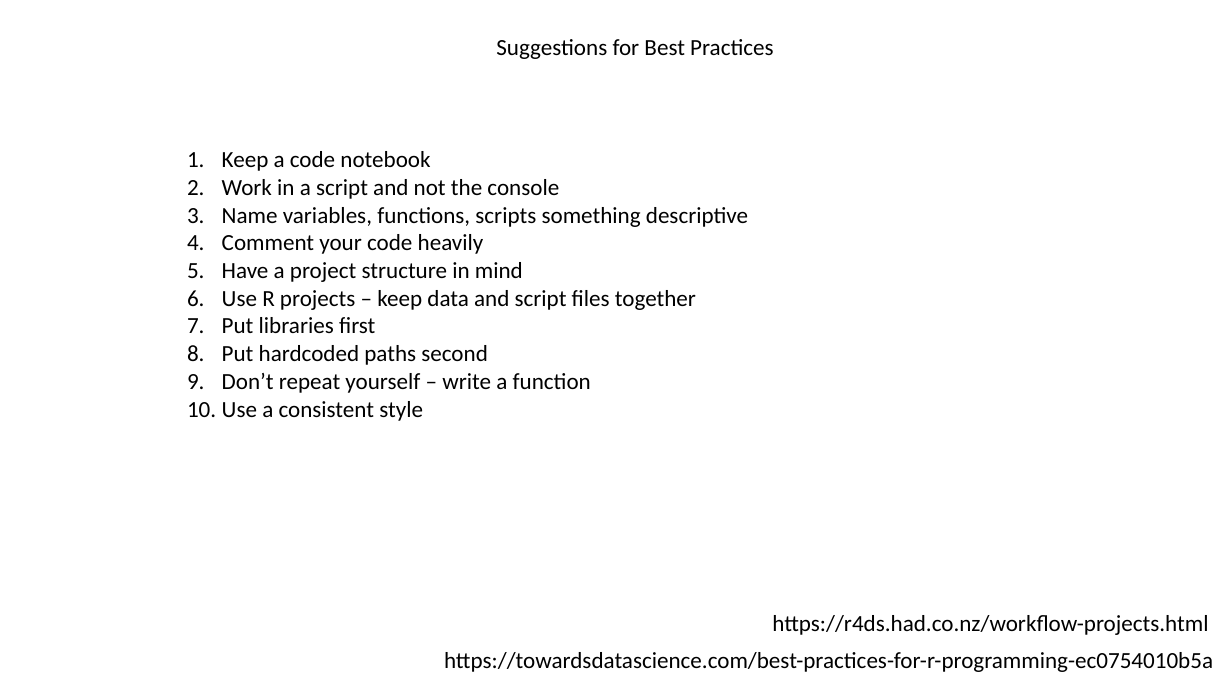
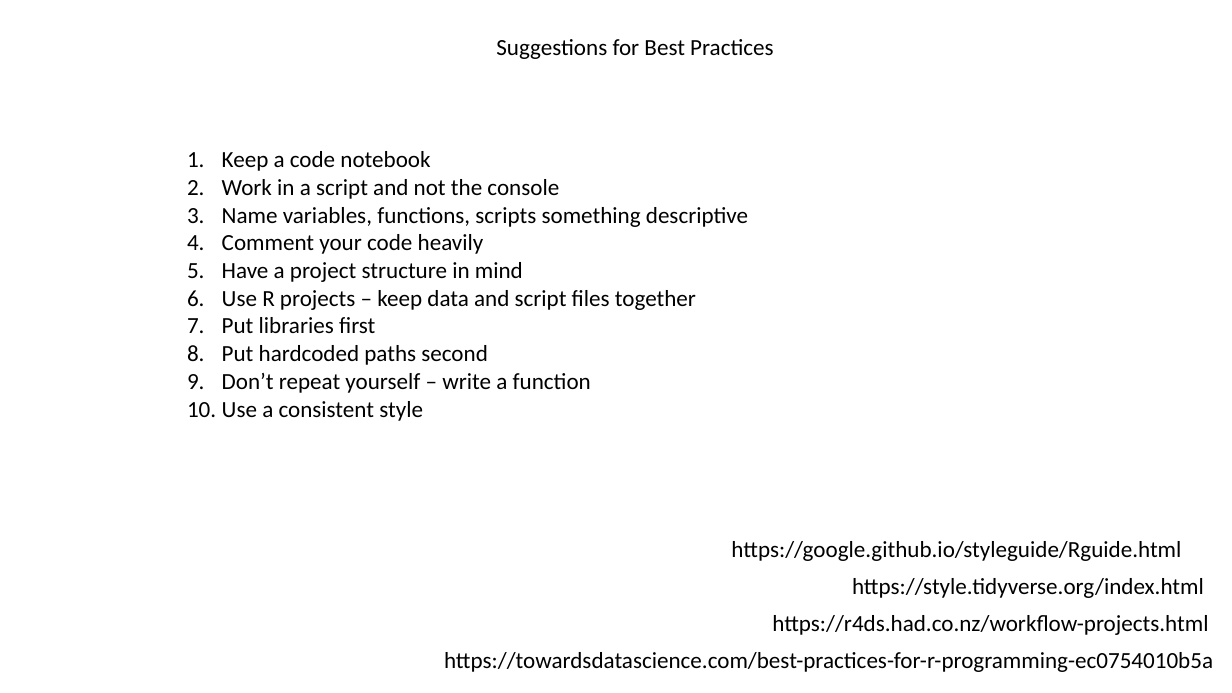
Before and after one commit to jraab/GNET749_RNAseq, a slide deck: slide 23 of lectures/2023_GNET749_Lecture3.pptx (slide 20 before the commit). Drawn at 1232x693 pixels with LibreOffice and Linux fonts; fonts in the diff are those of the drawing. Boxes give left, top, right and bottom in pixels: in the first picture for what was removed or moved away, otherwise in the second. Text is boxed around its words. In the diff, an @@ line names an element or a change of style, - is before the commit and + after.

```diff
--- a/lectures/2023_GNET749_Lecture3.pptx
+++ b/lectures/2023_GNET749_Lecture3.pptx
@@ text added at <box>731,541,1181,561</box>, 18 pt, text #000000 @@
+https://google.github.io/styleguide/Rguide.html
@@ text added at <box>852,578,1204,598</box>, 18 pt, text #000000 @@
+https://style.tidyverse.org/index.html
```
Also in this commit, not shown: 3 other slides changed, 4 slides added, 3 slides removed.
